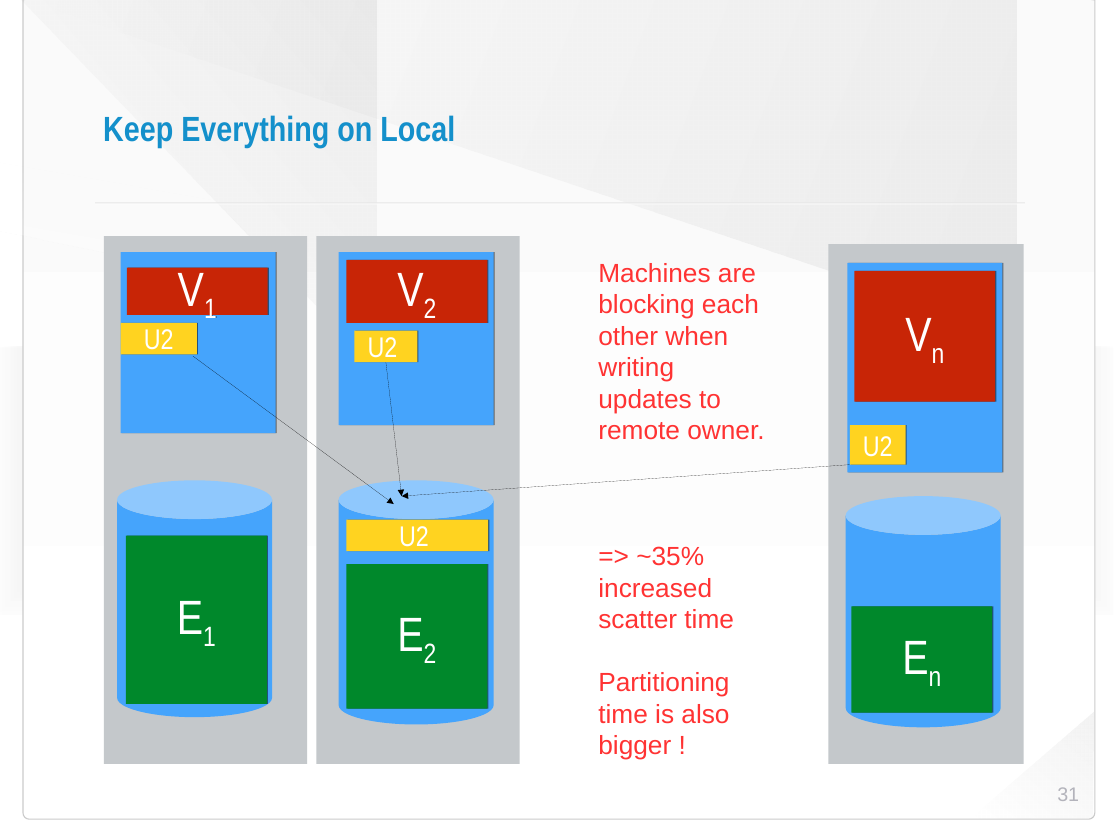
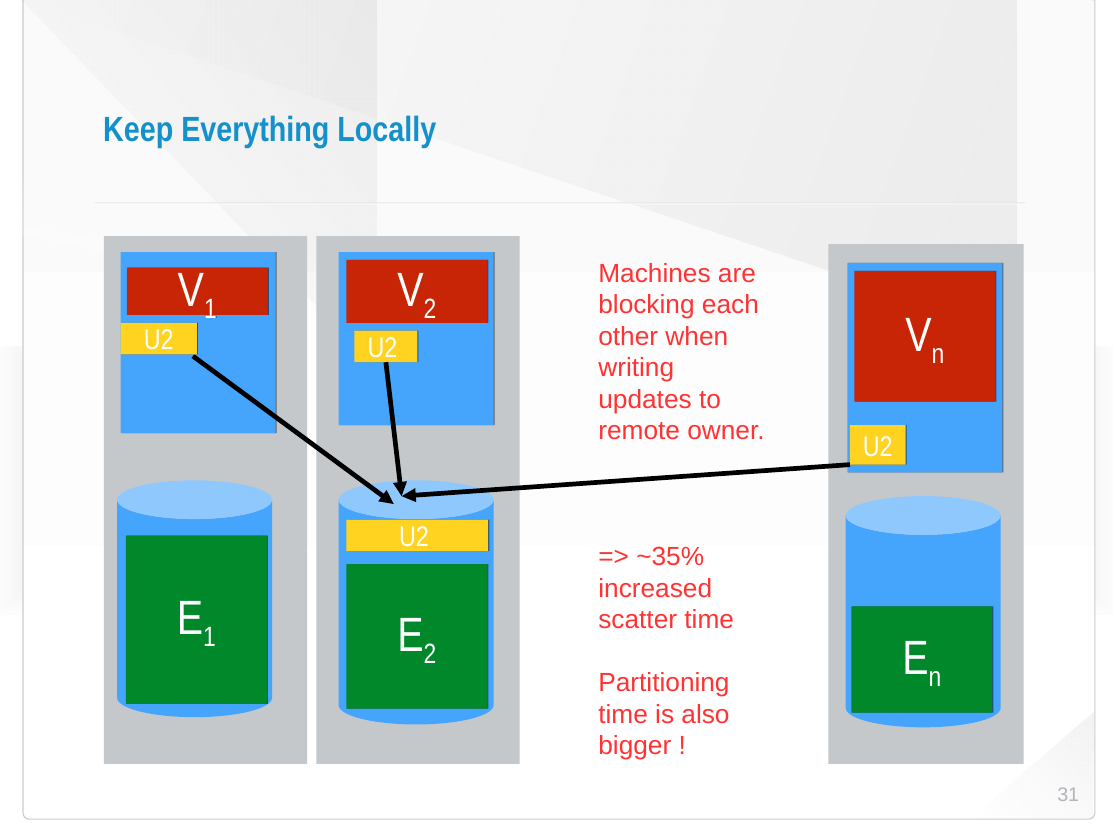
Before and after one commit to HaprianVlad/chaos, a slide deck: slide 31 of presentation.odp. Drawn at 1120x840 pixels with LibreOffice and Linux fonts; fonts in the diff are those of the drawing; background and template pictures are left out. Boxes give left, top, right and bottom in pixels: in the first picture for what was removed or moved away, otherwise in the second. Text is boxed around its words. In the diff, an @@ line names an element or a change of style, - is before the commit and + after.

```diff
--- a/presentation.odp
+++ b/presentation.odp
@@ title at <box>103,115,436,148</box>: text changed @@
-Keep Everything on Local
+Keep Everything Locally
@@ arrow (193, 356) - (394, 504): stroke #000000 0 pt to #000000 4.31 pt @@
@@ arrow (386, 362) - (402, 496): stroke #000000 0 pt to #000000 4.31 pt @@
@@ arrow (850, 465) - (402, 496): stroke #000000 0 pt to #000000 4.31 pt @@
```
Also in this commit, not shown: 12 other slides changed.
